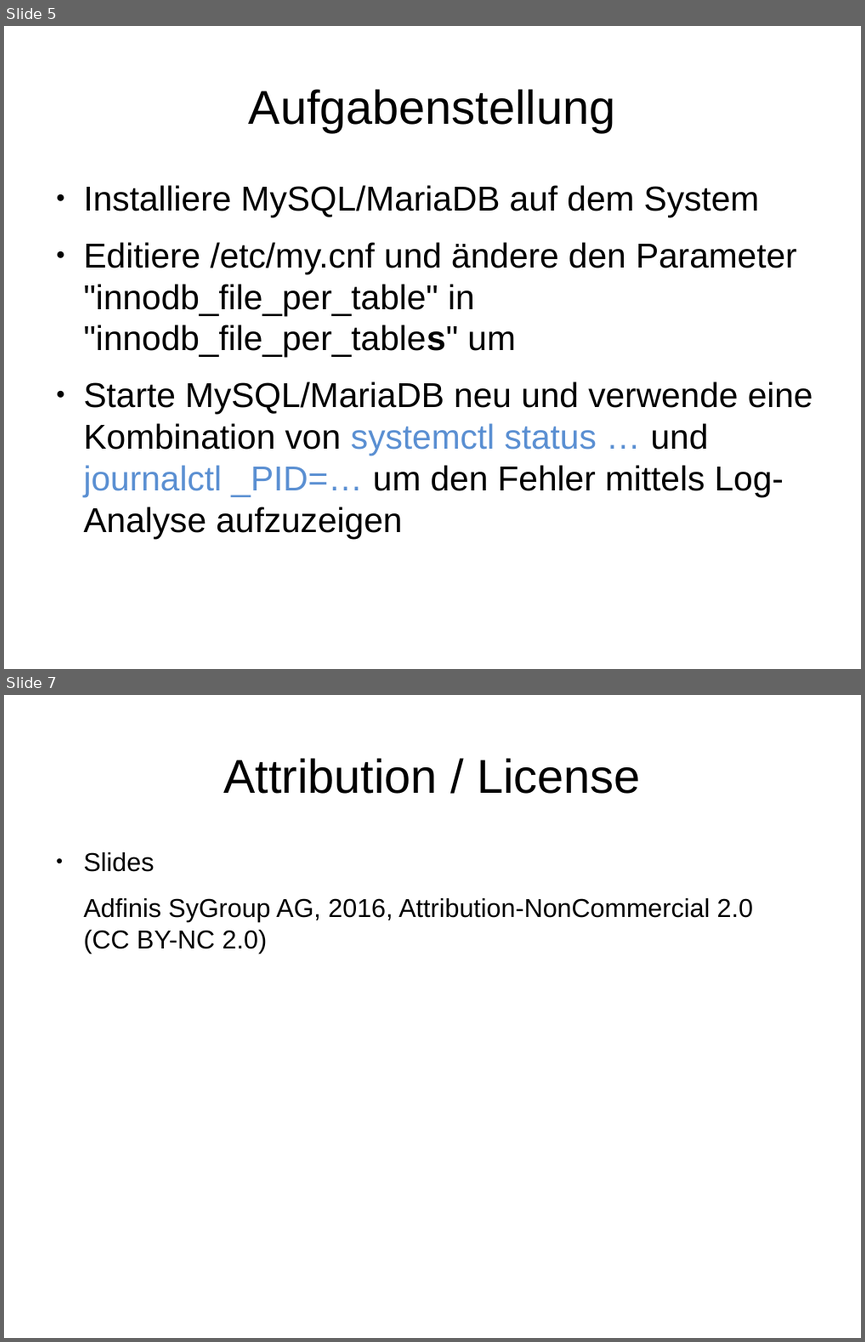
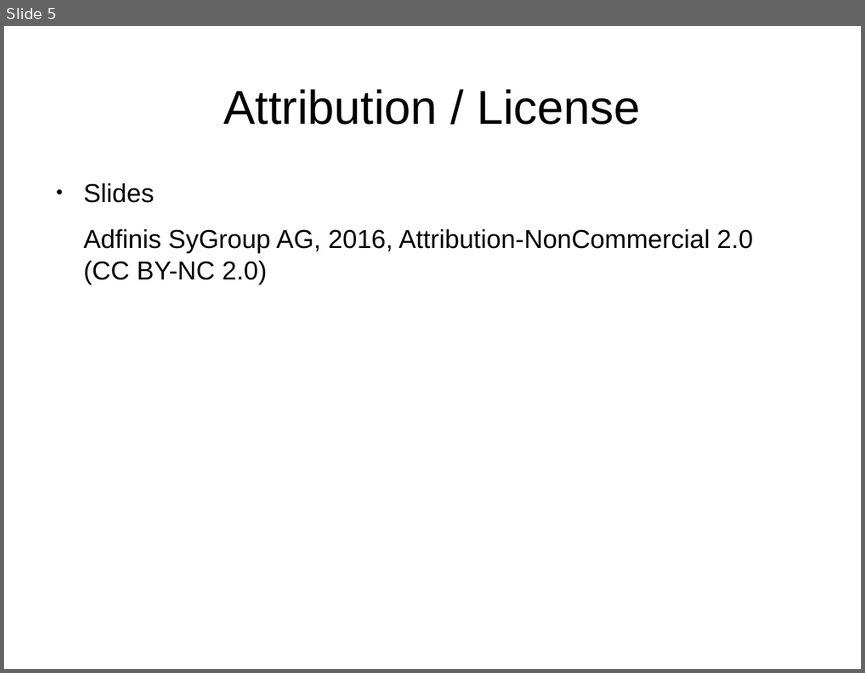
Before and after one commit to adfinis/adsy-trainings, a slide deck: SSA_SUSE-System-Administration/1003_btrfs/modul_btrfs_1003_03_handson.odp. Shown one above the other, each under a label of ours: slides 5 and 7 before the commit, slide 5 after it; the slides between them are not shown. The pictures are 865x1342 and 865x673 pixels, drawn with LibreOffice and Linux fonts; fonts in the diff are those of the drawing. Boxes give left, top, right and bottom in pixels: in the first picture for what was removed or moved away, otherwise in the second. Text is boxed around its words. In the diff, an @@ line names an element or a change of style, - is before the commit and + after.

```diff
--- a/SSA_SUSE-System-Administration/1003_btrfs/modul_btrfs_1003_03_handson.odp
+++ b/SSA_SUSE-System-Administration/1003_btrfs/modul_btrfs_1003_03_handson.odp
@@ slide 5 removed at bbox=[4, 26, 861, 669], background #FFFFFF @@
@@ title removed at bbox=[249, 89, 616, 132] @@
-Aufgabenstellung
@@ text removed at bbox=[84, 185, 813, 538] @@
-● Installiere MySQL/MariaDB auf dem System
-● Editiere /etc/my.cnf und ändere den Parameter "innodb_file_per_table" in "innodb_file_per_tables" um
-● Starte MySQL/MariaDB neu und verwende eine Kombination von systemctl status … und journalctl _PID=… um den Fehler mittels Log-Analyse aufzuzeigen
@@ what was slide 7 is now slide 5 @@
```
Also in this commit, not shown: 1 slide changed, 3 slides added, 4 other slides removed, 5 other files.
